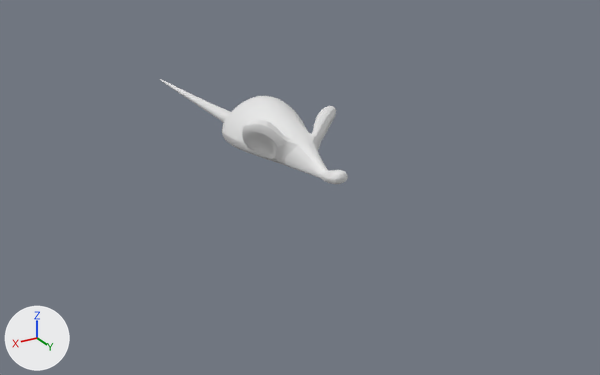
Two versions of the Blender file assets/rat.blend, one commit apart.
The view is the same before and after, from a camera (50 mm lens) standing at (0.963, 1.705, 0.753) and looking at (-0.07, -0.016, -0.107). Arrows for +X, +Y and +Z are at lower left; the lights stay in place.

The first picture shows 'rat'.
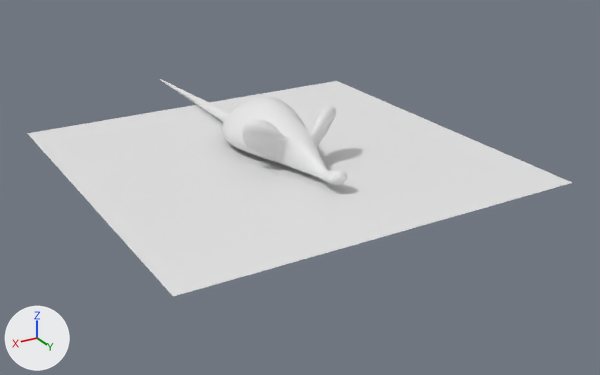
Changed parts and their boxes (x1, y1, x2, y2) in the pictures (600 x 375 px):
'Plane', shown
    after: (27, 81, 572, 296)

The edits, one by one:
Object 'Plane' (ob_plane) is now shown.
